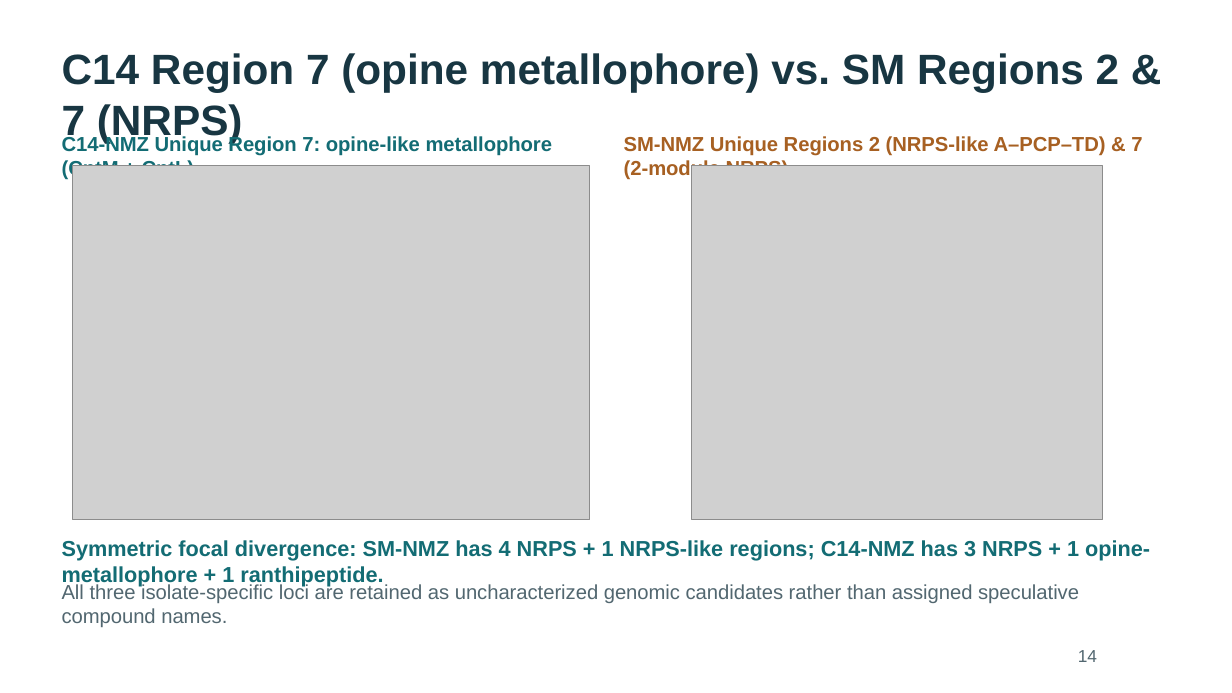
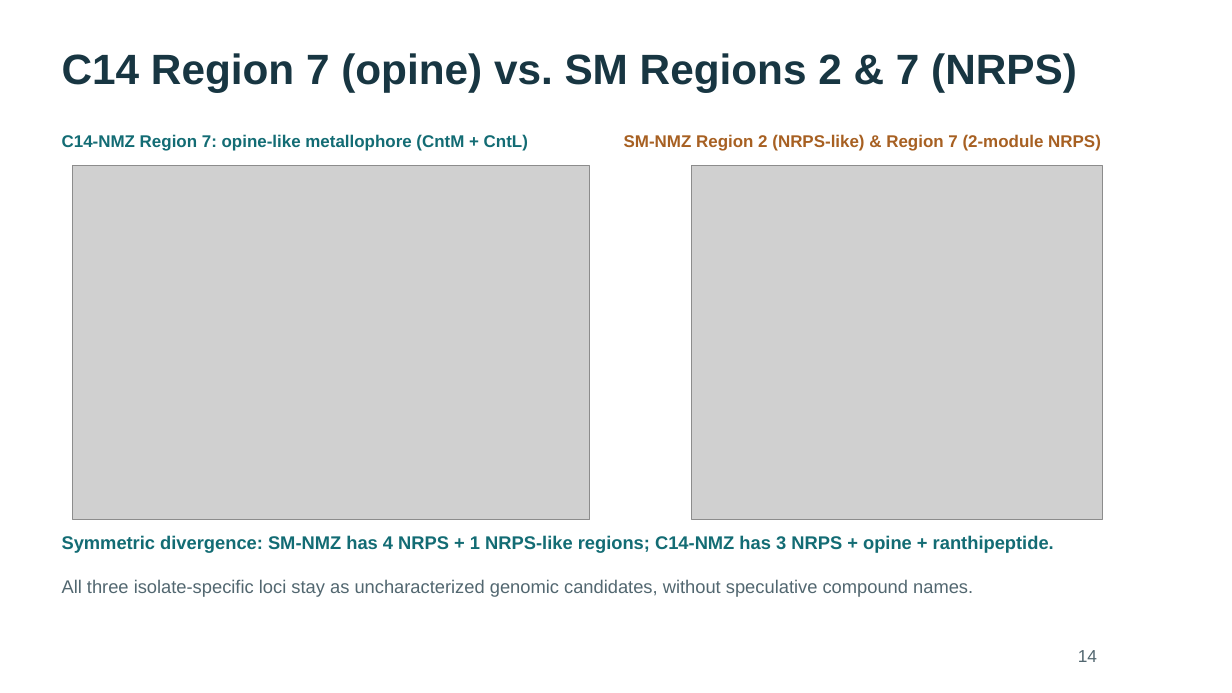
Before and after one commit to WhyAdr/sm-manu, a slide deck: slide 14 of explainer/NMZ-Serratia-genomics-explainer-2026-10-20.pptx. Drawn at 1232x693 pixels with LibreOffice and Linux fonts; fonts in the diff are those of the drawing; grey boxes stand for pictures. Boxes give left, top, right and bottom in pixels: in the first picture for what was removed or moved away, otherwise in the second. Text is boxed around its words. In the diff, an @@ line names an element or a change of style, - is before the commit and + after.

Commit message:
Fix text wrapping on explainer slides 9, 11-16; sync slide titles in docs; rebuild 40-slide deck and PDFs

```diff
--- a/explainer/NMZ-Serratia-genomics-explainer-2026-10-20.pptx
+++ b/explainer/NMZ-Serratia-genomics-explainer-2026-10-20.pptx
@@ text at (62,53,1077,92): text changed @@
-C14 Region 7 (opine metallophore) vs. SM Regions 2 & 7 (NRPS)
+C14 Region 7 (opine) vs. SM Regions 2 & 7 (NRPS)
@@ text at (62,134,528,151): text changed; size 15.8 to 13.1 pt @@
-C14-NMZ Unique Region 7: opine-like metallophore (CntM + CntL)
+C14-NMZ Region 7: opine-like metallophore (CntM + CntL)
@@ text at (624,134,1101,151): text changed; size 15.8 to 13.1 pt @@
-SM-NMZ Unique Regions 2 (NRPS-like A–PCP–TD) & 7 (2-module NRPS)
+SM-NMZ Region 2 (NRPS-like) & Region 7 (2-module NRPS)
@@ text at (62,535,1054,553): text changed; size 16.9 to 14.2 pt @@
-Symmetric focal divergence: SM-NMZ has 4 NRPS + 1 NRPS-like regions; C14-NMZ has 3 NRPS + 1 opine-metallophore + 1 ranthipeptide.
+Symmetric divergence: SM-NMZ has 4 NRPS + 1 NRPS-like regions; C14-NMZ has 3 NRPS + opine + ranthipeptide.
@@ text at (62,579,973,597): text changed; size 15.8 to 14.2 pt @@
-All three isolate-specific loci are retained as uncharacterized genomic candidates rather than assigned speculative compound names.
+All three isolate-specific loci stay as uncharacterized genomic candidates, without speculative compound names.
```
Also in this commit, not shown: 6 other slides changed, 5 other files.
